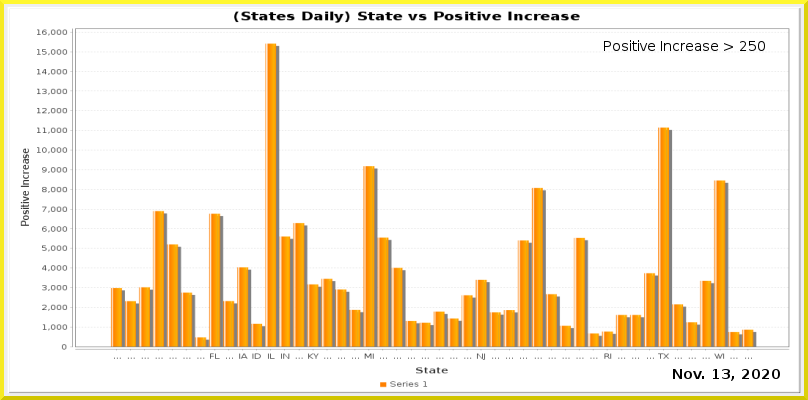
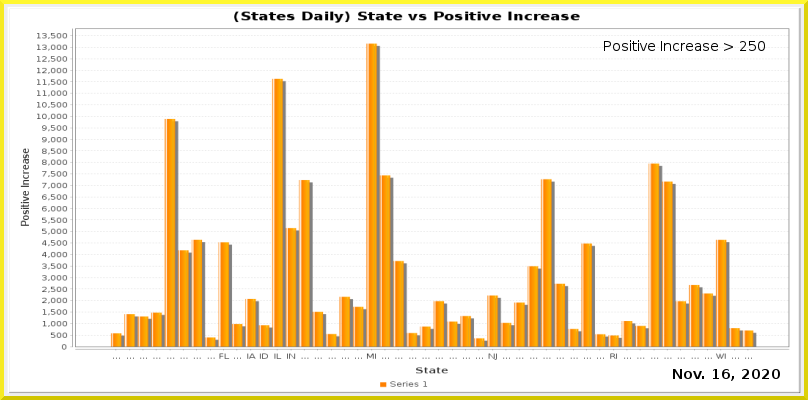
Before/after of a 808×400 layered artwork. What changed in the layer stack:
painted on "Current Date" over [722,369,730,379]
painted on "Date_vs_TestIncrease.png" over [37,29,789,360]
